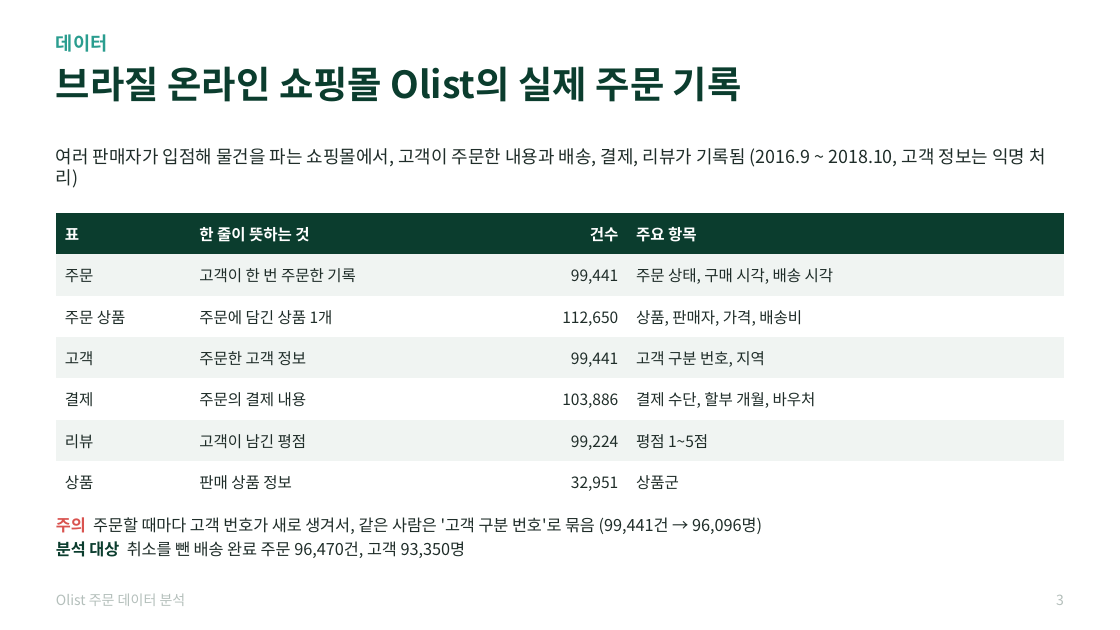
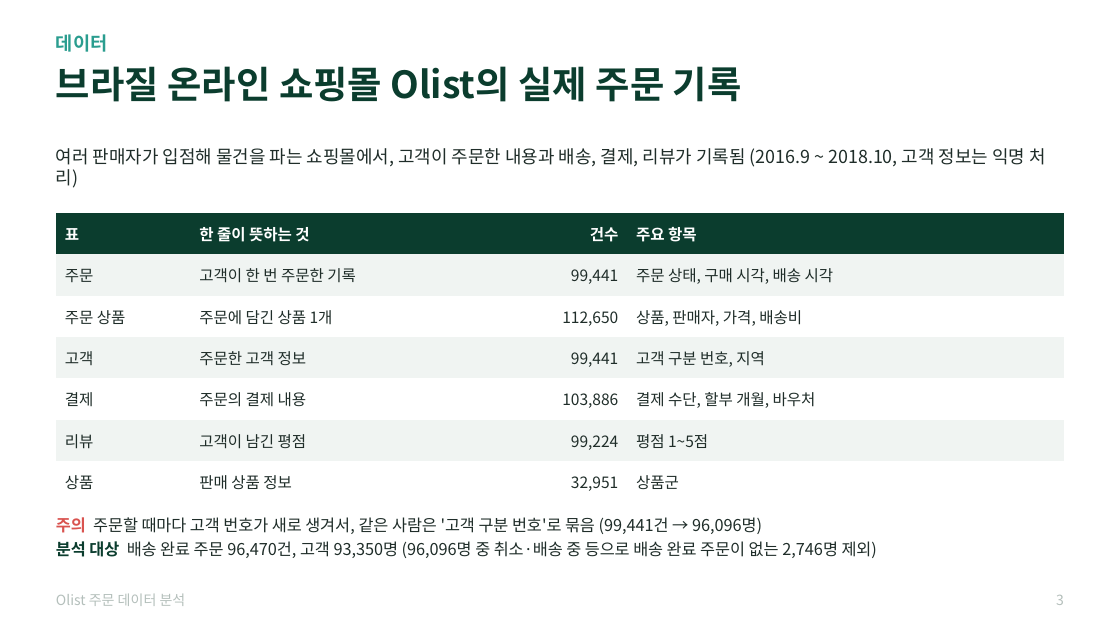
Before and after one commit to taejungjang/olist-customer-analysis, a slide deck: slide 3 of olist_분석_포트폴리오.pptx. Drawn at 1120x630 pixels with LibreOffice and Linux fonts; fonts in the diff are those of the drawing. Boxes give left, top, right and bottom in pixels: in the first picture for what was removed or moved away, otherwise in the second. Text is boxed around its words. In the diff, an @@ line names an element or a change of style, - is before the commit and + after.

```diff
--- a/olist_분석_포트폴리오.pptx
+++ b/olist_분석_포트폴리오.pptx
@@ text at (x1=56, y1=541, x2=877, y2=558): text changed @@
-분석 대상 취소를 뺀 배송 완료 주문 96,470건, 고객 93,350명
+분석 대상 배송 완료 주문 96,470건, 고객 93,350명 (96,096명 중 취소·배송 중 등으로 배송 완료 주문이 없는 2,746명 제외)
```
Also in this commit, not shown: 5 other slides changed, 13 other files.
